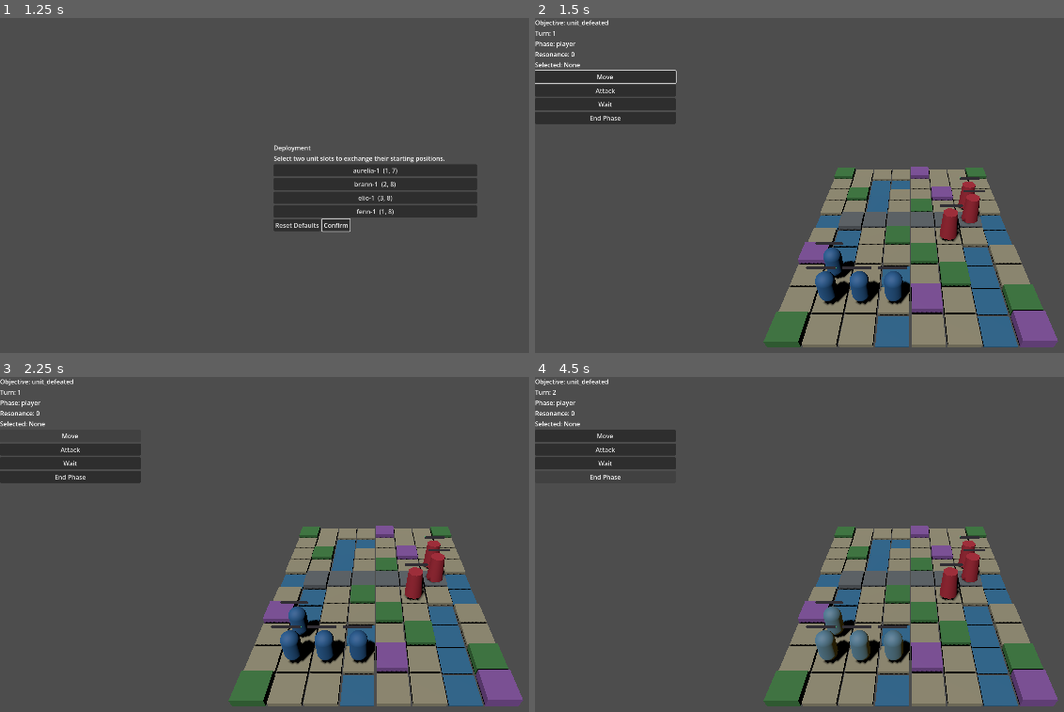
Above: before the commit, frames 1-4 (two rows, left to right).
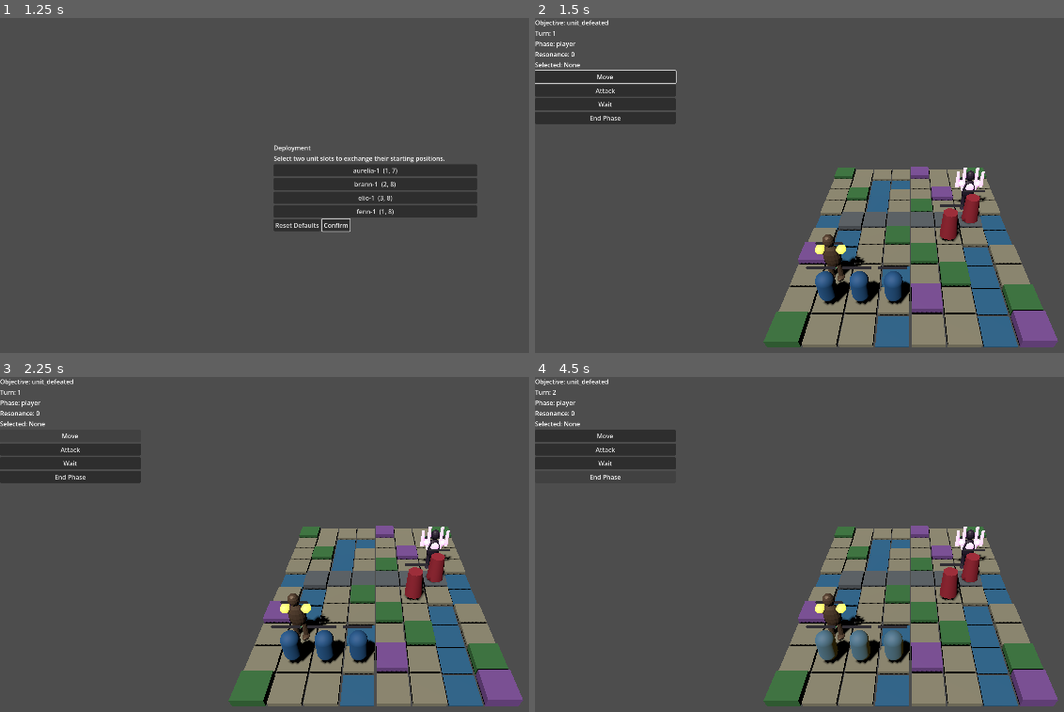
Above: after the commit, the same moments.

Repository: kusobaga233-tech/emblemlike-codex
Game: Godot game, scene res://src/scenes/boot.tscn
Same seed, same stepped clock (60 frames per second), same inputs: the game is played once before the commit and once after it.
Inputs:
- Up to frame 1 (1.25 s): click "Start" at 0.5 s
- Up to frame 2 (1.5 s): click "Confirm" at 1.25 s
- Up to frame 3 (2.25 s): click "Move" at 2 s
- Up to frame 4 (4.5 s): click "Attack" at 2.75 s; click "Wait" at 3.5 s; click "End Phase" at 4.25 s

Frame 1 is identical in both runs. In frame 2, 0.8% of the frame differs, in the area x 52-86%, y 44-79%; in frame 3, 0.8%; in frame 4, 0.8%.

Commit message:
feat: show production hero and boss visuals in battle

Diff:
--- a/src/presentation/greybox_unit.gd
+++ b/src/presentation/greybox_unit.gd
@@ -12,6 +12,10 @@
 const HP_GREEN := Color("42b96b")
 const HP_EMPTY := Color("322f35")
 const DEFEAT_SCALE := Vector3(1.08, 0.08, 1.08)
+const PRODUCTION_VISUALS := {
+	&"aurelia": "res://assets/production/models/hero_ember_warden.glb",
+	&"bridge-captain": "res://assets/production/models/boss_star_eater.glb",
+}
 
 var unit_id: StringName = &""
 var team: StringName = &""
@@ -41,6 +45,7 @@
 	visual_hp = clampi(int(unit_state.current_hp), 0, max_hp)
 	position = Vector3(unit_state.grid_position.x, 0.7, unit_state.grid_position.y)
 	_build_body()
+	_build_production_visual(unit_state.definition.id)
 	_build_selection_outline()
 	_build_hp_bar()
 	_build_pick_area()
@@ -150,6 +155,25 @@
 	add_child(body)
 
 
+func _build_production_visual(definition_id: StringName) -> void:
+	var path := String(PRODUCTION_VISUALS.get(definition_id, ""))
+	if path.is_empty():
+		return
+	var packed := load(path) as PackedScene
+	if packed == null:
+		return
+	var visual := packed.instantiate() as Node3D
+	if visual == null:
+		return
+	visual.name = "ProductionVisual"
+	visual.position = Vector3(0.0, -0.7, 0.0)
+	visual.scale = Vector3.ONE * 0.78
+	add_child(visual)
+	var body := get_node_or_null("Body") as MeshInstance3D
+	if body != null:
+		body.visible = false
+
+
 func _build_selection_outline() -> void:
 	var outline := MeshInstance3D.new()
 	outline.name = "SelectionOutline"
--- a/tests/test_battle_scene.gd
+++ b/tests/test_battle_scene.gd
@@ -277,6 +277,8 @@
 
 	assert_equal(scene.get_node("GreyboxBoard/Terrain").get_child_count(), 80, "Battle scene owns eighty board cells")
 	assert_equal(scene.get_node("Units").get_child_count(), 7, "Battle scene owns seven unit nodes")
+	assert_true(scene.get_node("Units/aurelia-1/ProductionVisual") != null, "Aurelia uses the imported hero production visual")
+	assert_true(scene.get_node("Units/captain-1/ProductionVisual") != null, "Bridge captain uses the imported boss production visual")
 	assert_equal(_count_type(scene, Camera3D), 1, "Battle scene has exactly one Camera3D")
 	assert_equal(_count_type(scene, DirectionalLight3D), 1, "Battle scene has exactly one DirectionalLight3D")
 	assert_true(scene.get_node("TacticalCamera").current, "Battle camera is active")
